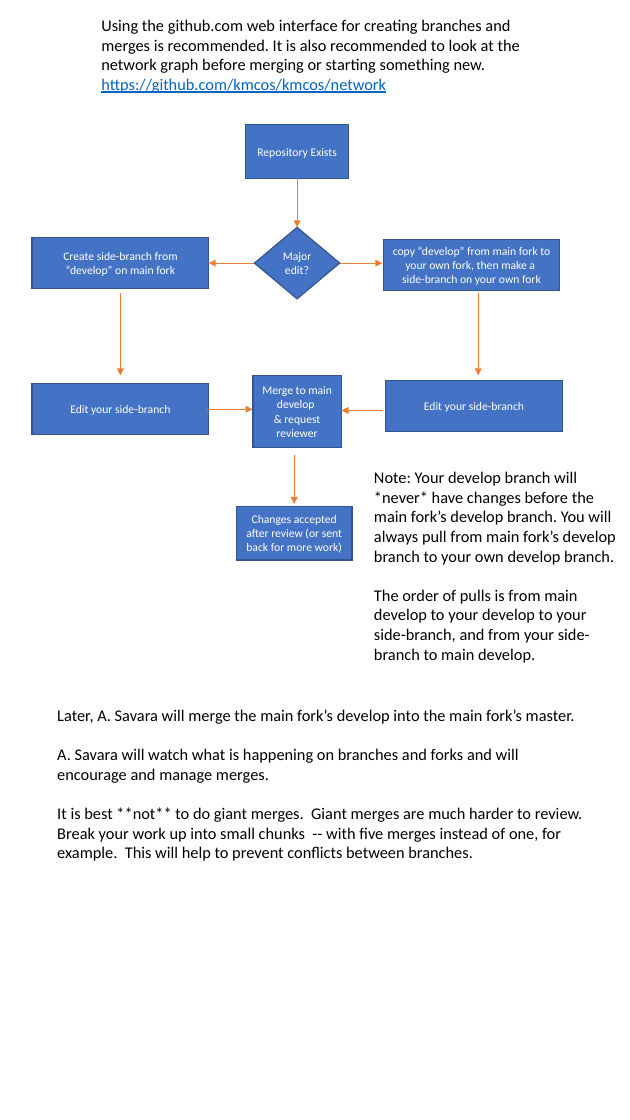
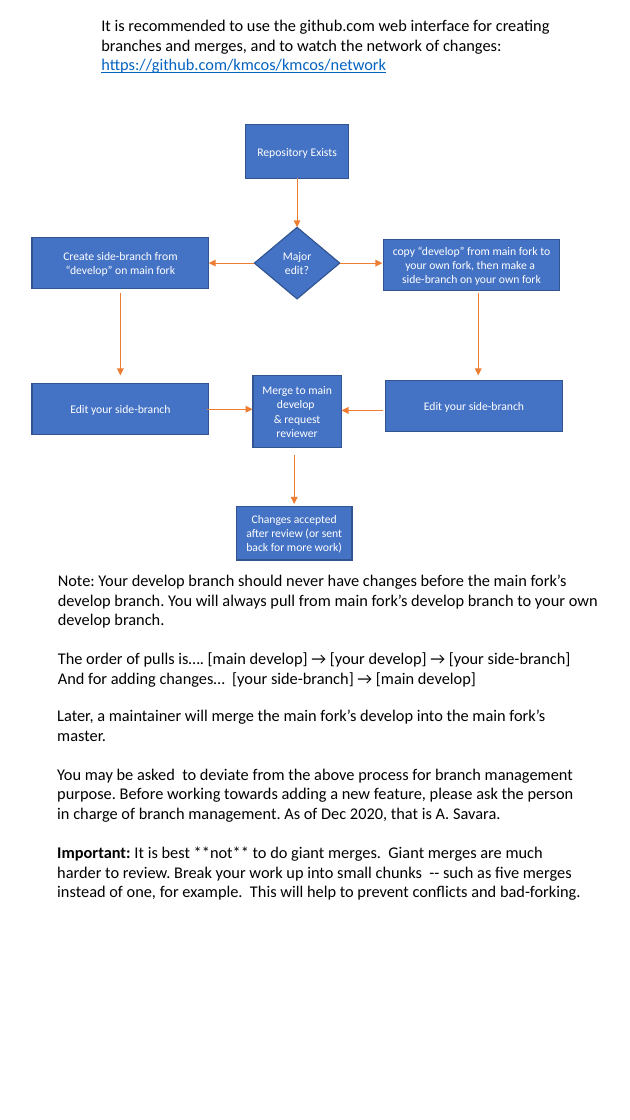
Before and after one commit to kmcos/kmcos, a slide deck: slide 1 of doc/source/topic_guides/GithubGuideKmcos.pptx. Drawn at 630x1120 pixels with LibreOffice and Linux fonts; fonts in the diff are those of the drawing. Boxes give left, top, right and bottom in pixels: in the first picture for what was removed or moved away, otherwise in the second. Text is boxed around its words. In the diff, an @@ line names an element or a change of style, - is before the commit and + after.

```diff
--- a/doc/source/topic_guides/GithubGuideKmcos.pptx
+++ b/doc/source/topic_guides/GithubGuideKmcos.pptx
@@ text at <box>101,19,550,54</box>: text changed @@
-Using the github.com web interface for creating branches and merges is recommended. It is also recommended to look at the network graph before merging or starting something new.
+It is recommended to use the github.com web interface for creating branches and merges, and to watch the network of changes:
@@ text at <box>58,574,598,687</box>: text changed @@
-Note: Your develop branch will *never* have changes before the main fork’s develop branch. You will always pull from main fork’s develop branch to your own develop branch.
-The order of pulls is from main develop to your develop to your side-branch, and from your side-branch to main develop.
+Note: Your develop branch should never have changes before the main fork’s develop branch. You will always pull from main fork’s develop branch to your own develop branch.
+The order of pulls is…. [main develop] → [your develop] → [your side-branch]
+And for adding changes… [your side-branch] → [main develop]
@@ text at <box>57,709,580,900</box>: text changed @@
-Later, A. Savara will merge the main fork’s develop into the main fork’s master.
-A. Savara will watch what is happening on branches and forks and will encourage and manage merges.
-It is best **not** to do giant merges. Giant merges are much harder to review. Break your work up into small chunks -- with five merges instead of one, for example. This will help to prevent conflicts between branches.
+Later, a maintainer will merge the main fork’s develop into the main fork’s master.
+You may be asked to deviate from the above process for branch management purpose. Before working towards adding a new feature, please ask the person in charge of branch management. As of Dec 2020, that is A. Savara.
+Important: It is best **not** to do giant merges. Giant merges are much harder to review. Break your work up into small chunks -- such as five merges instead of one, for example. This will help to prevent conflicts and bad-forking.
```
